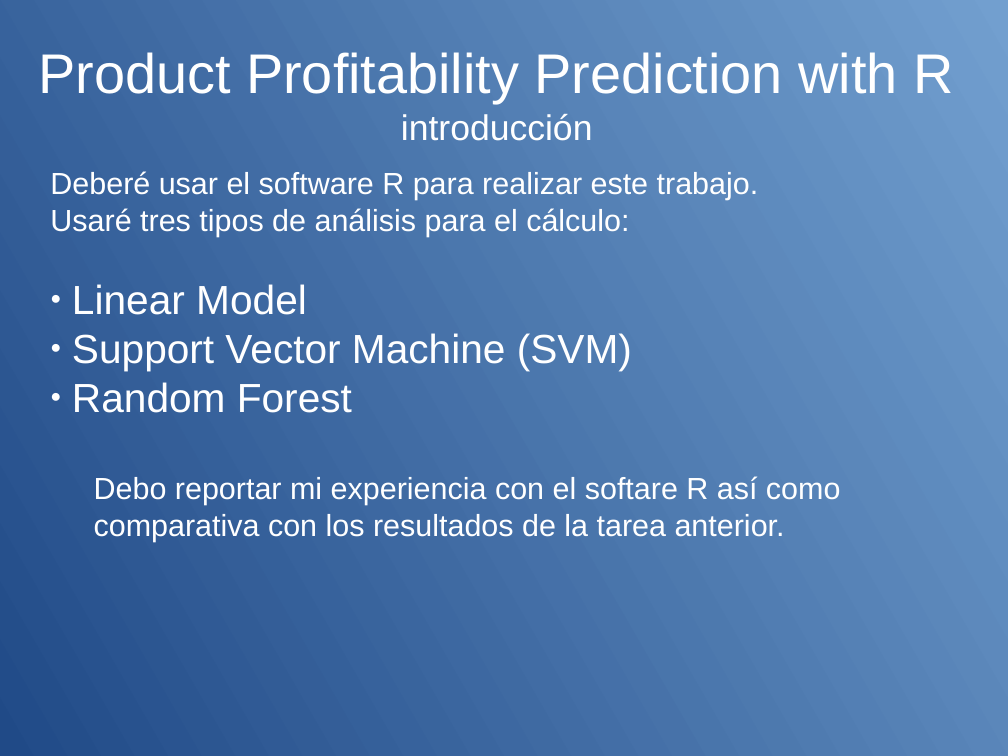
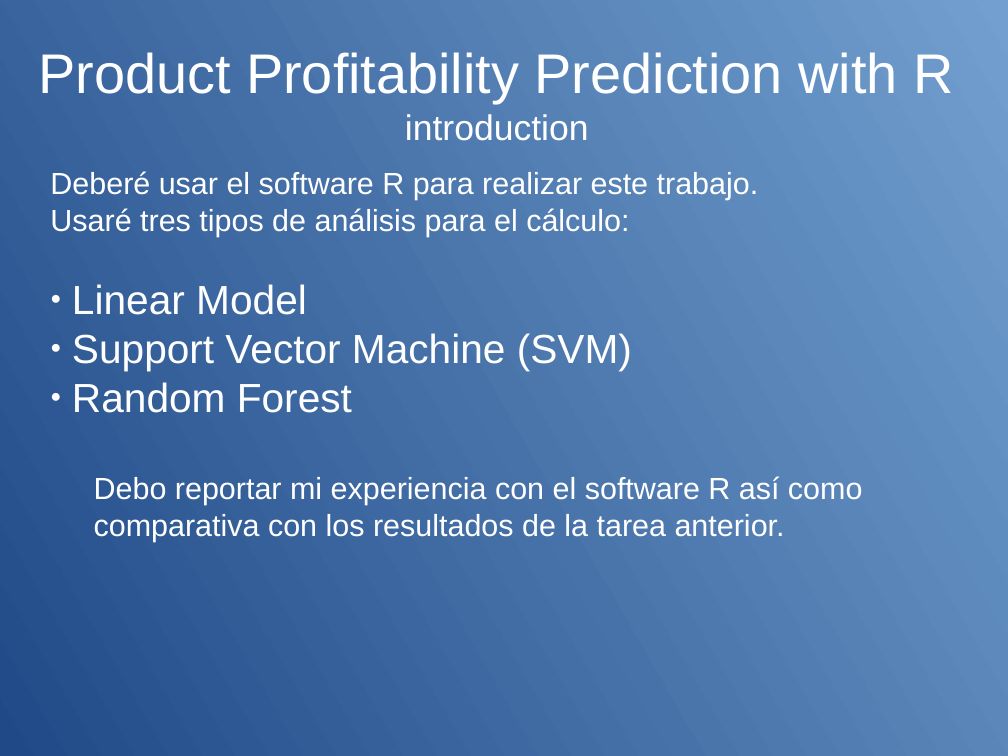
Before and after one commit to meetsCode/Mod2T2Luis, a slide deck: slide 3 of M2Task2present Luis Sanchez V1.odp. Drawn at 1008x756 pixels with LibreOffice and Linux fonts; fonts in the diff are those of the drawing. Boxes give left, top, right and bottom in pixels: in the first picture for what was removed or moved away, otherwise in the second. Text is boxed around its words. In the diff, an @@ line names an element or a change of style, - is before the commit and + after.

Commit message:
Entrega con diapositiva
Esta es la versión mejor de entrega. La diapositiva incluía unas faltas
de ortografía en inglés que han sido corregidas así como algo de
puntuación.

```diff
--- a/M2Task2present Luis Sanchez V1.odp
+++ b/M2Task2present Luis Sanchez V1.odp
@@ title at [38,52,953,141]: text changed @@
-Product Profitability Prediction with R
-introducción
+Product Profitability Prediction with R
+introduction
@@ subtitle at [94,476,863,542]: text changed @@
-Debo reportar mi experiencia con el softare R así como comparativa con los resultados de la tarea anterior.
+Debo reportar mi experiencia con el software R así como comparativa con los resultados de la tarea anterior.
```
Also in this commit, not shown: 8 other slides changed, 4 other files.
